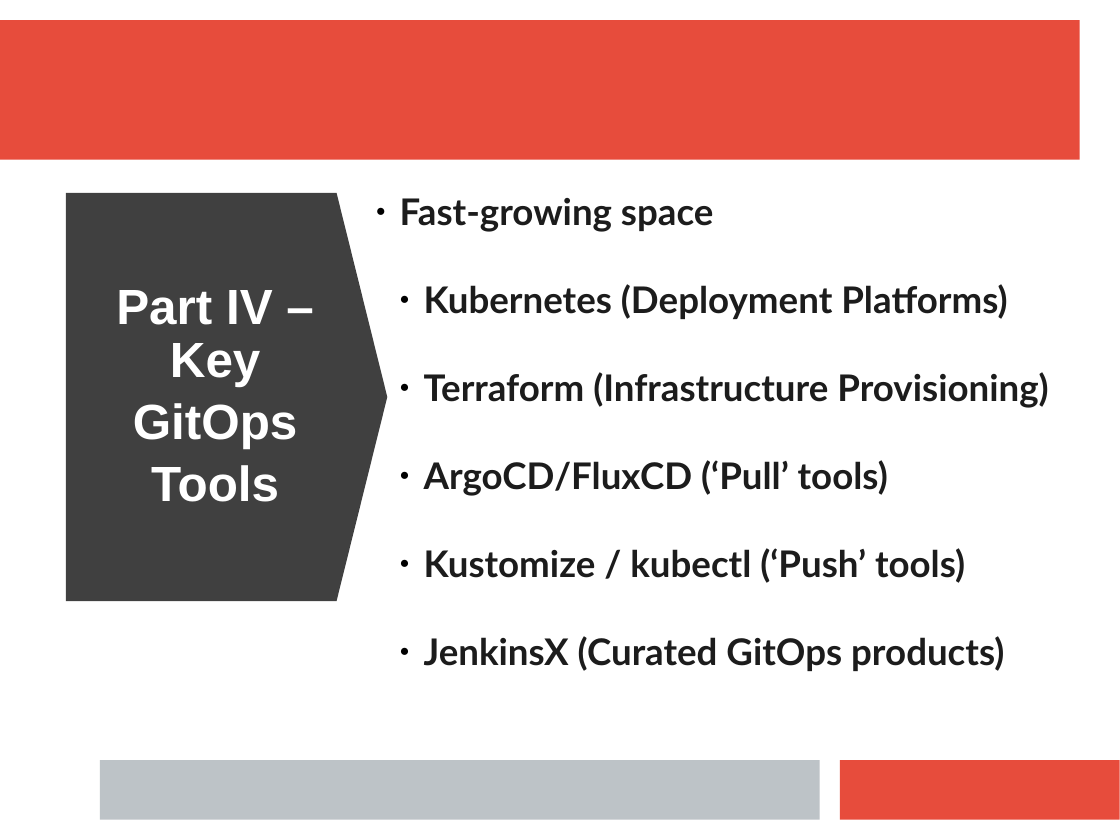
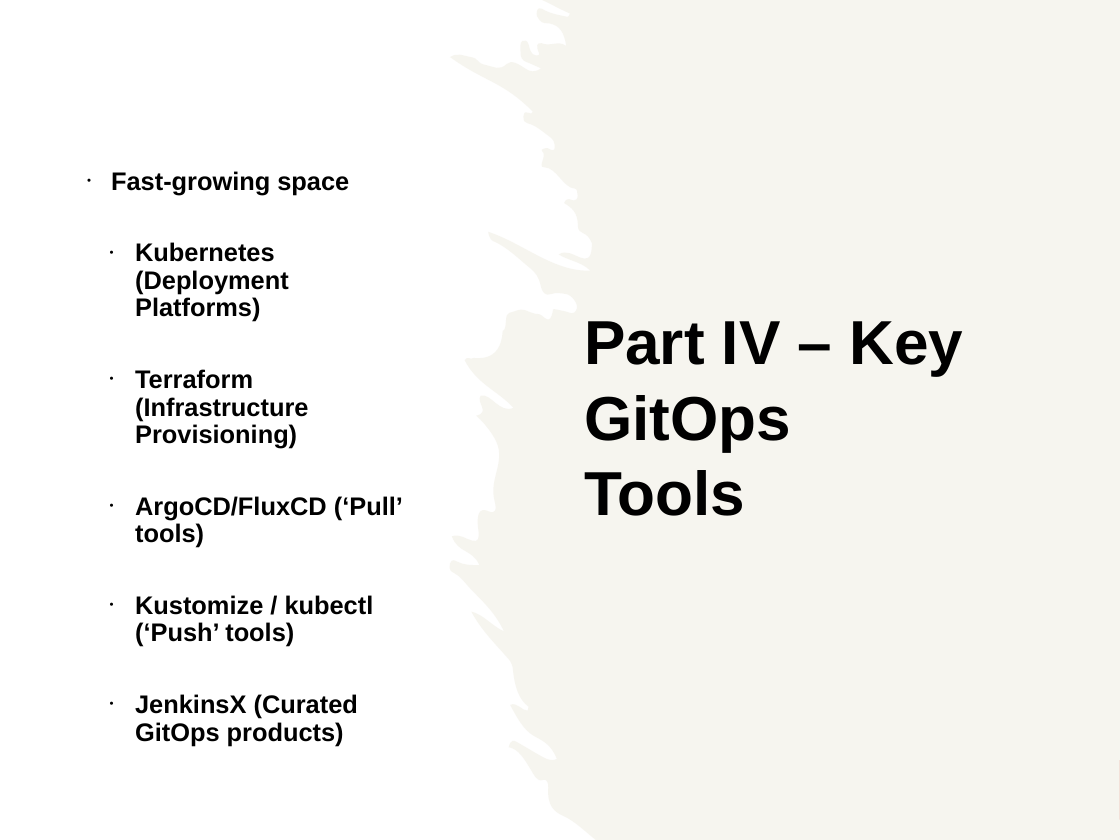
Before and after one commit to ianmiell/gitops-first-steps, a slide deck: slide 23 of slides/gitops_first_steps.pptx. Drawn at 1120x840 pixels with LibreOffice and Linux fonts; fonts in the diff are those of the drawing. Boxes give left, top, right and bottom in pixels: in the first picture for what was removed or moved away, otherwise in the second. Text is boxed around its words. In the diff, an @@ line names an element or a change of style, - is before the commit and + after.

```diff
--- a/slides/gitops_first_steps.pptx
+++ b/slides/gitops_first_steps.pptx
@@ rectangle added at (x1=0, y1=0, x2=1120, y2=840), fill #FFFFFF @@
@@ freeform shape added at (x1=449, y1=0, x2=1120, y2=840), fill #EEECE1 at 50% opacity @@
@@ text "Fast-growing space" moved from (x1=400, y1=198, x2=1048, y2=671) to (x1=111, y1=171, x2=403, y2=746) @@
@@ text "Fast-growing space" at (x1=111, y1=171, x2=403, y2=746): size 26 to 18 pt, font Lato to Arial, text colour #1C1C1C to #000000; bullet ● to •; line spacing 1 to 0.9; more space between paragraphs; vertical alignment top to middle @@
@@ text "Part IV – Key" moved from (x1=116, y1=290, x2=298, y2=502) to (x1=584, y1=321, x2=963, y2=516) @@
@@ text "Part IV – Key" at (x1=584, y1=321, x2=963, y2=516): size 35 to 44 pt, text colour #FFFFFF to #000000; alignment centre to left @@
@@ down arrow removed at (x1=66, y1=192, x2=387, y2=601) @@
@@ rectangle removed at (x1=100, y1=760, x2=819, y2=820) @@
```
Also in this commit, not shown: 33 other slides changed, 1 other file.
